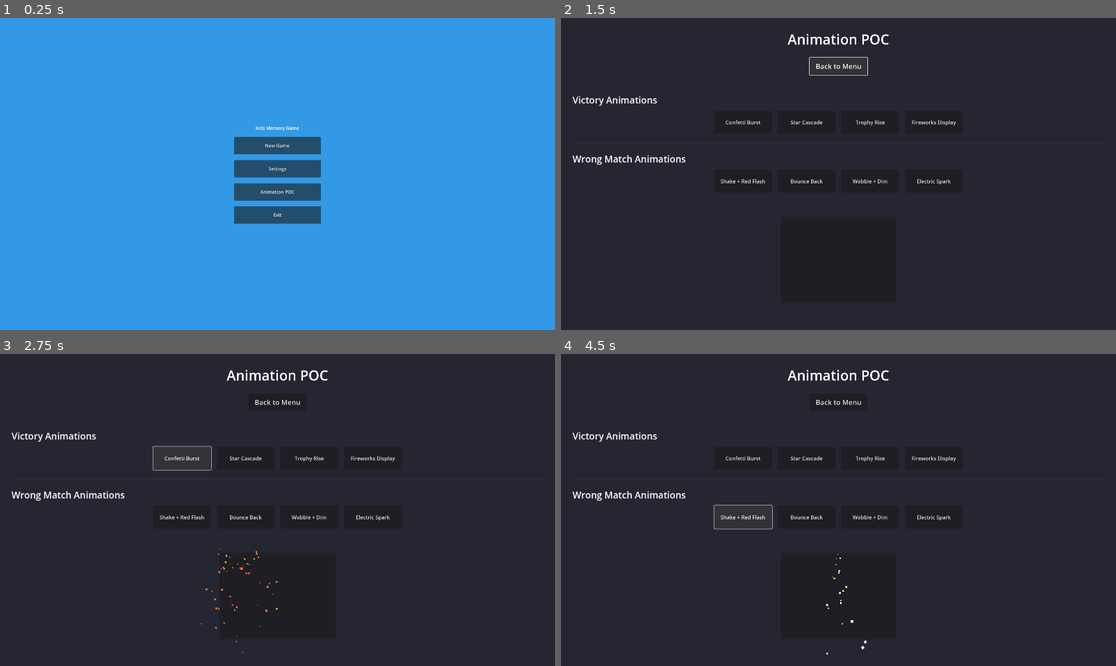
Above: before the commit, frames 1-4 (two rows, left to right).
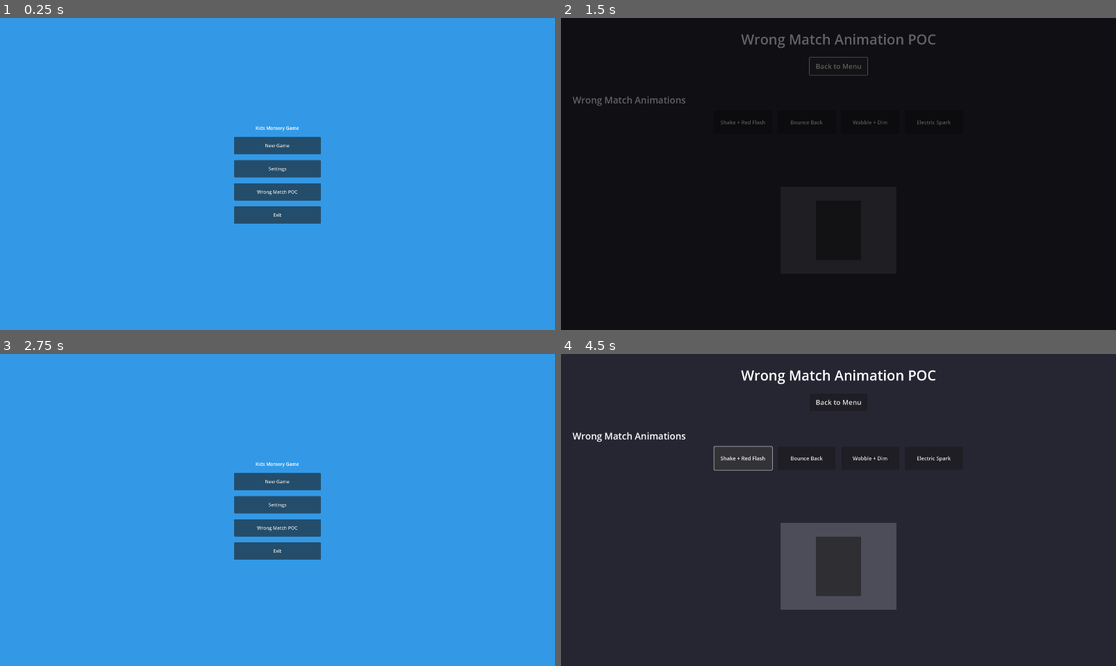
Above: after the commit, the same moments.

Repository: ccjx/kids-memory-game
Game: Godot game, scene res://scenes/MainMenu.tscn
Two runs of this game, one before a commit and one after it. Both use one fixed random seed, a clock stepped at 60 frames per second and the inputs below.
Inputs (mouse positions are in pixels of both pictures, inside the frame that each line leads up to):
- Up to frame 1 (0.25 s): no input
- Up to frame 2 (1.5 s): click (838, 192) at 0.5 s, where only the run before the commit has a clickable "Animation POC"; click "Back to Menu" at 1.25 s
- Up to frame 3 (2.75 s): click (183, 456) at 2 s, where only the run before the commit has a clickable "Confetti Burst"
- Up to frame 4 (4.5 s): click (805, 456) at 2.75 s, where only the run before the commit has a clickable "Star Cascade"; click (838, 528) at 3.5 s, where only the run after the commit has a clickable "Wrong Match POC"; click "Shake + Red Flash" at 4.25 s

The runs differ from the first frame. In frame 1, less than 0.1% of the frame differs, in the area x 46-54%, y 55-57%; in frame 2, 87%; in frame 3, 100%, in the area x 0-100%, y 0-100%; in frame 4, 6.0%.
Error before the commit: Invalid access to property or key 'Scene' on a base object of type 'Node (SceneManager.gd)'. (res://scripts/AnimationPOC.gd:16)

Commit message:
implemented R3, added R4 plan

Diff:
--- a/scenes/MainMenu.tscn
+++ b/scenes/MainMenu.tscn
@@ -51,10 +51,10 @@
 layout_mode = 2
 text = "Settings"
 
-[node name="AnimationPOCButton" type="Button" parent="VBoxContainer"]
+[node name="WrongMatchPOCButton" type="Button" parent="VBoxContainer"]
 custom_minimum_size = Vector2(0, 60)
 layout_mode = 2
-text = "Animation POC"
+text = "Wrong Match POC"
 
 [node name="ExitButton" type="Button" parent="VBoxContainer"]
 custom_minimum_size = Vector2(0, 60)
--- a/scenes/Tile.tscn
+++ b/scenes/Tile.tscn
@@ -71,16 +71,6 @@
 anchors_preset = 0
 script = ExtResource("1_tile_script")
 
-[node name="ErrorOutline" type="Panel" parent="."]
-visible = false
-layout_mode = 1
-anchors_preset = 15
-anchor_right = 1.0
-anchor_bottom = 1.0
-grow_horizontal = 2
-grow_vertical = 2
-theme_override_styles/panel = SubResource("StyleBoxFlat_error")
-
 [node name="TextureRect" type="TextureRect" parent="."]
 layout_mode = 1
 anchors_preset = 15
@@ -91,6 +81,21 @@
 expand_mode = 1
 stretch_mode = 5
 
+[node name="ErrorOutline" type="Panel" parent="."]
+visible = false
+layout_mode = 1
+anchors_preset = 15
+anchor_right = 1.0
+anchor_bottom = 1.0
+offset_left = -3.0
+offset_top = -3.0
+offset_right = 3.0
+offset_bottom = 3.0
+grow_horizontal = 2
+grow_vertical = 2
+mouse_filter = 2
+theme_override_styles/panel = SubResource("StyleBoxFlat_error")
+
 [node name="AnimationPlayer" type="AnimationPlayer" parent="."]
 libraries = {
 "": SubResource("AnimationLibrary_animations")
--- a/scenes/AnimationPOC.tscn
+++ b/scenes/WrongMatchPOC.tscn
@@ -1,15 +1,15 @@
-[gd_scene load_steps=2 format=3 uid="uid://dvxabm5pk2whe"]
+[gd_scene load_steps=2 format=3 uid="uid://b7xqm3pk2whe"]
 
-[ext_resource type="Script" path="res://scripts/AnimationPOC.gd" id="1_poc_script"]
+[ext_resource type="Script" path="res://scripts/WrongMatchPOC.gd" id="1_wrong_script"]
 
-[node name="AnimationPOC" type="Control"]
+[node name="WrongMatchPOC" type="Control"]
 layout_mode = 3
 anchors_preset = 15
 anchor_right = 1.0
 anchor_bottom = 1.0
 grow_horizontal = 2
 grow_vertical = 2
-script = ExtResource("1_poc_script")
+script = ExtResource("1_wrong_script")
 
 [node name="ColorRect" type="ColorRect" parent="."]
 layout_mode = 1
@@ -39,7 +39,7 @@
 [node name="Title" type="Label" parent="MarginContainer/VBoxContainer"]
 layout_mode = 2
 theme_override_font_sizes/font_size = 48
-text = "Animation POC"
+text = "Wrong Match Animation POC"
 horizontal_alignment = 1
 
 [node name="BackButton" type="Button" parent="MarginContainer/VBoxContainer"]
@@ -50,47 +50,6 @@
 text = "Back to Menu"
 
 [node name="HSeparator" type="HSeparator" parent="MarginContainer/VBoxContainer"]
-layout_mode = 2
-
-[node name="VictorySection" type="VBoxContainer" parent="MarginContainer/VBoxContainer"]
-layout_mode = 2
-theme_override_constants/separation = 15
-
-[node name="VictoryTitle" type="Label" parent="MarginContainer/VBoxContainer/VictorySection"]
-layout_mode = 2
-theme_override_font_sizes/font_size = 32
-text = "Victory Animations"
-
-[node name="VictoryButtons" type="HBoxContainer" parent="MarginContainer/VBoxContainer/VictorySection"]
-layout_mode = 2
-size_flags_horizontal = 4
-theme_override_constants/separation = 20
-
-[node name="ConfettiBurst" type="Button" parent="MarginContainer/VBoxContainer/VictorySection/VictoryButtons"]
-custom_minimum_size = Vector2(200, 80)
-layout_mode = 2
-theme_override_font_sizes/font_size = 18
-text = "Confetti Burst"
-
-[node name="StarCascade" type="Button" parent="MarginContainer/VBoxContainer/VictorySection/VictoryButtons"]
-custom_minimum_size = Vector2(200, 80)
-layout_mode = 2
-theme_override_font_sizes/font_size = 18
-text = "Star Cascade"
-
-[node name="TrophyRise" type="Button" parent="MarginContainer/VBoxContainer/VictorySection/VictoryButtons"]
-custom_minimum_size = Vector2(200, 80)
-layout_mode = 2
-theme_override_font_sizes/font_size = 18
-text = "Trophy Rise"
-
-[node name="FireworksDisplay" type="Button" parent="MarginContainer/VBoxContainer/VictorySection/VictoryButtons"]
-custom_minimum_size = Vector2(200, 80)
-layout_mode = 2
-theme_override_font_sizes/font_size = 18
-text = "Fireworks Display"
-
-[node name="HSeparator2" type="HSeparator" parent="MarginContainer/VBoxContainer"]
 layout_mode = 2
 
 [node name="WrongMatchSection" type="VBoxContainer" parent="MarginContainer/VBoxContainer"]
@@ -140,6 +99,15 @@
 custom_minimum_size = Vector2(400, 300)
 layout_mode = 2
 
+[node name="Background" type="ColorRect" parent="MarginContainer/VBoxContainer/DemoArea/DemoPanel"]
+layout_mode = 1
+anchors_preset = 15
+anchor_right = 1.0
+anchor_bottom = 1.0
+grow_horizontal = 2
+grow_vertical = 2
+color = Color(0.3, 0.3, 0.35, 1)
+
 [node name="DemoCard" type="TextureRect" parent="MarginContainer/VBoxContainer/DemoArea/DemoPanel"]
 layout_mode = 1
 anchors_preset = 8
@@ -157,11 +125,22 @@
 expand_mode = 1
 stretch_mode = 5
 
+[node name="CardBorder" type="Panel" parent="MarginContainer/VBoxContainer/DemoArea/DemoPanel"]
+layout_mode = 1
+anchors_preset = 8
+anchor_left = 0.5
+anchor_top = 0.5
+anchor_right = 0.5
+anchor_bottom = 0.5
+offset_left = -78.0
+offset_top = -103.0
+offset_right = 78.0
+offset_bottom = 103.0
+grow_horizontal = 2
+grow_vertical = 2
+mouse_filter = 2
+
 [connection signal="pressed" from="MarginContainer/VBoxContainer/BackButton" to="." method="_on_back_button_pressed"]
-[connection signal="pressed" from="MarginContainer/VBoxContainer/VictorySection/VictoryButtons/ConfettiBurst" to="." method="_on_confetti_burst_pressed"]
-[connection signal="pressed" from="MarginContainer/VBoxContainer/VictorySection/VictoryButtons/StarCascade" to="." method="_on_star_cascade_pressed"]
-[connection signal="pressed" from="MarginContainer/VBoxContainer/VictorySection/VictoryButtons/TrophyRise" to="." method="_on_trophy_rise_pressed"]
-[connection signal="pressed" from="MarginContainer/VBoxContainer/VictorySection/VictoryButtons/FireworksDisplay" to="." method="_on_fireworks_display_pressed"]
 [connection signal="pressed" from="MarginContainer/VBoxContainer/WrongMatchSection/WrongMatchButtons/ShakeRedFlash" to="." method="_on_shake_red_flash_pressed"]
 [connection signal="pressed" from="MarginContainer/VBoxContainer/WrongMatchSection/WrongMatchButtons/BounceBack" to="." method="_on_bounce_back_pressed"]
 [connection signal="pressed" from="MarginContainer/VBoxContainer/WrongMatchSection/WrongMatchButtons/WobbleDim" to="." method="_on_wobble_dim_pressed"]
--- a/scripts/AnimationPOC.gd
+++ /dev/null
@@ -1,209 +0,0 @@
-extends Control
-
-@onready var demo_card: TextureRect = $MarginContainer/VBoxContainer/DemoArea/DemoPanel/DemoCard
-@onready var demo_panel: Panel = $MarginContainer/VBoxContainer/DemoArea/DemoPanel
-
-# Preload demo card texture
-var card_texture: Texture2D
-
-func _ready() -> void:
-	# Load a demo image
-	if ResourceLoader.exists("res://assets/images/animals/1.jpg"):
-		card_texture = load("res://assets/images/animals/1.jpg")
-		demo_card.texture = card_texture
-
-func _on_back_button_pressed() -> void:
-	SceneManager.change_scene(SceneManager.Scene.MAIN_MENU)
-
-# Victory animations
-func _on_confetti_burst_pressed() -> void:
-	reset_demo_card()
-	await get_tree().create_timer(0.1).timeout
-	play_confetti_burst()
-
-func _on_star_cascade_pressed() -> void:
-	reset_demo_card()
-	await get_tree().create_timer(0.1).timeout
-	play_star_cascade()
-
-func _on_trophy_rise_pressed() -> void:
-	reset_demo_card()
-	await get_tree().create_timer(0.1).timeout
-	play_trophy_rise()
-
-func _on_fireworks_display_pressed() -> void:
-	reset_demo_card()
-	await get_tree().create_timer(0.1).timeout
-	play_fireworks_display()
-
-# Wrong match animations
-func _on_shake_red_flash_pressed() -> void:
-	reset_demo_card()
-	await get_tree().create_timer(0.1).timeout
-	play_shake_red_flash()
-
-func _on_bounce_back_pressed() -> void:
-	reset_demo_card()
-	await get_tree().create_timer(0.1).timeout
-	play_bounce_back()
-
-func _on_wobble_dim_pressed() -> void:
-	reset_demo_card()
-	await get_tree().create_timer(0.1).timeout
-	play_wobble_dim()
-
-func _on_electric_spark_pressed() -> void:
-	reset_demo_card()
-	await get_tree().create_timer(0.1).timeout
-	play_electric_spark()
-
-func reset_demo_card() -> void:
-	demo_card.position = Vector2.ZERO
-	demo_card.rotation = 0
-	demo_card.scale = Vector2.ONE
-	demo_card.modulate = Color.WHITE
-	demo_card.pivot_offset = demo_card.size / 2
-
-# Victory Animations Implementation
-
-func play_confetti_burst() -> void:
-	# Create confetti particles
-	var confetti_scene = preload("res://scenes/effects/ConfettiBurst.tscn")
-	var confetti = confetti_scene.instantiate()
-	demo_panel.add_child(confetti)
-	confetti.position = demo_card.position + demo_card.size / 2
-	confetti.emitting = true
-
-	# Card bounce animation
-	var tween = create_tween().set_parallel(true)
-	tween.tween_property(demo_card, "scale", Vector2(1.2, 1.2), 0.2)
-	tween.tween_property(demo_card, "rotation", deg_to_rad(10), 0.1)
-	await tween.finished
-
-	var tween2 = create_tween().set_parallel(true)
-	tween2.tween_property(demo_card, "scale", Vector2.ONE, 0.3).set_ease(Tween.EASE_OUT).set_trans(Tween.TRANS_BOUNCE)
-	tween2.tween_property(demo_card, "rotation", 0, 0.3)
-	await tween2.finished
-
-	await get_tree().create_timer(2.0).timeout
-	confetti.queue_free()
-
-func play_star_cascade() -> void:
-	# Create star particles
-	var stars_scene = preload("res://scenes/effects/StarCascade.tscn")
-	var stars = stars_scene.instantiate()
-	demo_panel.add_child(stars)
-	stars.position = Vector2(demo_panel.size.x / 2, 0)
-	stars.emitting = true
-
-	# Card glow and scale
-	var tween = create_tween()
-	tween.tween_property(demo_card, "modulate", Color(1.5, 1.5, 1.0), 0.3)
-	tween.tween_property(demo_card, "scale", Vector2(1.15, 1.15), 0.3)
-	tween.tween_property(demo_card, "modulate", Color.WHITE, 0.3)
-	tween.tween_property(demo_card, "scale", Vector2.ONE, 0.3)
-
-	await get_tree().create_timer(2.5).timeout
-	stars.queue_free()
-
-func play_trophy_rise() -> void:
-	# Create trophy sprite
-	var trophy_scene = preload("res://scenes/effects/TrophyRise.tscn")
-	var trophy = trophy_scene.instantiate()
-	demo_panel.add_child(trophy)
-	trophy.position = Vector2(demo_panel.size.x / 2, demo_panel.size.y + 100)
-
-	# Animate trophy rising
-	var tween = create_tween().set_parallel(true)
-	tween.tween_property(trophy, "position:y", demo_panel.size.y / 2, 1.5).set_ease(Tween.EASE_OUT).set_trans(Tween.TRANS_BACK)
-	tween.tween_property(trophy, "rotation", deg_to_rad(360), 1.5)
-	tween.tween_property(trophy, "modulate:a", 0.0, 0.5).set_delay(2.0)
-
-	# Card celebration
-	var card_tween = create_tween().set_loops(3)
-	card_tween.tween_property(demo_card, "scale", Vector2(1.1, 1.1), 0.2)
-	card_tween.tween_property(demo_card, "scale", Vector2.ONE, 0.2)
-
-	await tween.finished
-	trophy.queue_free()
-
-func play_fireworks_display() -> void:
-	# Create multiple firework bursts
-	for i in range(5):
-		var firework_scene = preload("res://scenes/effects/Firework.tscn")
-		var firework = firework_scene.instantiate()
-		demo_panel.add_child(firework)
-
-		var random_x = randf_range(50, demo_panel.size.x - 50)
-		var random_y = randf_range(50, demo_panel.size.y - 50)
-		firework.position = Vector2(random_x, random_y)
-		firework.emitting = true
-
-		await get_tree().create_timer(0.3).timeout
-
-	# Card pulse
-	var tween = create_tween().set_loops(4)
-	tween.tween_property(demo_card, "modulate", Color(1.3, 1.3, 1.3), 0.2)
-	tween.tween_property(demo_card, "modulate", Color.WHITE, 0.2)
-
-# Wrong Match Animations Implementation
-
-func play_shake_red_flash() -> void:
-	var original_pos = demo_card.position
-
-	# Red flash
-	var flash_tween = create_tween()
-	flash_tween.tween_property(demo_card, "modulate", Color(1.5, 0.3, 0.3), 0.1)
-	flash_tween.tween_property(demo_card, "modulate", Color.WHITE, 0.1)
-	flash_tween.set_loops(2)
-
-	# Shake
-	for i in range(8):
-		var offset = Vector2(randf_range(-10, 10), randf_range(-10, 10))
-		var shake_tween = create_tween()
-		shake_tween.tween_property(demo_card, "position", original_pos + offset, 0.05)
-		await shake_tween.finished
-
-	demo_card.position = original_pos
-
-func play_bounce_back() -> void:
-	var original_pos = demo_card.position
-
-	# Move forward then bounce back
-	var tween = create_tween()
-	tween.tween_property(demo_card, "position:y", original_pos.y - 30, 0.15)
-	tween.tween_property(demo_card, "position:y", original_pos.y + 20, 0.2).set_ease(Tween.EASE_OUT).set_trans(Tween.TRANS_BOUNCE)
-	tween.tween_property(demo_card, "position:y", original_pos.y, 0.15)
-
-func play_wobble_dim() -> void:
-	# Wobble rotation
-	var wobble_tween = create_tween()
-	wobble_tween.tween_property(demo_card, "rotation", deg_to_rad(15), 0.1)
-	wobble_tween.tween_property(demo_card, "rotation", deg_to_rad(-15), 0.1)
-	wobble_tween.tween_property(demo_card, "rotation", deg_to_rad(10), 0.1)
-	wobble_tween.tween_property(demo_card, "rotation", deg_to_rad(-10), 0.1)
-	wobble_tween.tween_property(demo_card, "rotation", 0, 0.1)
-
-	# Dim
-	var dim_tween = create_tween()
-	dim_tween.tween_property(demo_card, "modulate", Color(0.5, 0.5, 0.5), 0.3)
-	dim_tween.tween_property(demo_card, "modulate", Color.WHITE, 0.3)
-
-func play_electric_spark() -> void:
-	# Create electric spark particles
-	var spark_scene = preload("res://scenes/effects/ElectricSpark.tscn")
-	var spark = spark_scene.instantiate()
-	demo_panel.add_child(spark)
-	spark.position = demo_card.position + demo_card.size / 2
-	spark.emitting = true
-
-	# Card jitter
-	var original_pos = demo_card.position
-	for i in range(12):
-		var offset = Vector2(randf_range(-5, 5), randf_range(-5, 5))
-		demo_card.position = original_pos + offset
-		await get_tree().create_timer(0.03).timeout
-	demo_card.position = original_pos
-
-	await get_tree().create_timer(1.0).timeout
-	spark.queue_free()
--- a/scripts/GameBoard.gd
+++ b/scripts/GameBoard.gd
@@ -143,12 +143,12 @@
 		if pairs_found == total_pairs:
 			show_victory_screen()
 	else:
-		# No match - show error feedback, then flip back after 5 seconds
+		# No match - show error feedback, then flip back after 2 seconds
 		first_tile.play_error_animation()
 		second_tile.play_error_animation()
 		await get_tree().create_timer(0.5).timeout  # Wait for blink animation
 
-		await get_tree().create_timer(4.5).timeout  # Remaining time to 5s total
+		await get_tree().create_timer(1.5).timeout  # Remaining time to 2s total
 		first_tile.flip_back()
 		second_tile.flip_back()
 
@@ -160,6 +160,35 @@
 func show_victory_screen() -> void:
 	victory_panel.show()
 
+	# Play victory animations
+	play_victory_animations()
+
+func play_victory_animations() -> void:
+	# Trophy rise from bottom
+	await get_tree().create_timer(0.3).timeout
+	var trophy_scene = preload("res://scenes/effects/TrophyRise.tscn")
+	var trophy = trophy_scene.instantiate()
+	victory_panel.add_child(trophy)
+	trophy.position = Vector2(victory_panel.size.x / 2, victory_panel.size.y + 100)
+
+	var trophy_tween = create_tween().set_parallel(true)
+	trophy_tween.tween_property(trophy, "position:y", victory_panel.size.y / 2 - 150, 1.2).set_ease(Tween.EASE_OUT).set_trans(Tween.TRANS_BACK)
+	trophy_tween.tween_property(trophy, "rotation", deg_to_rad(360), 1.2)
+
+	# Fireworks display
+	await get_tree().create_timer(0.5).timeout
+	for i in range(5):
+		var firework_scene = preload("res://scenes/effects/Firework.tscn")
+		var firework = firework_scene.instantiate()
+		victory_panel.add_child(firework)
+
+		var random_x = randf_range(100, victory_panel.size.x - 100)
+		var random_y = randf_range(100, victory_panel.size.y - 200)
+		firework.position = Vector2(random_x, random_y)
+		firework.emitting = true
+
+		await get_tree().create_timer(0.4).timeout
+
 func _on_back_pressed() -> void:
 	SceneManager.goto_main_menu()
 
--- a/scripts/MainMenu.gd
+++ b/scripts/MainMenu.gd
@@ -2,13 +2,13 @@
 
 @onready var new_game_button: Button = $VBoxContainer/NewGameButton
 @onready var settings_button: Button = $VBoxContainer/SettingsButton
-@onready var animation_poc_button: Button = $VBoxContainer/AnimationPOCButton
+@onready var wrong_match_poc_button: Button = $VBoxContainer/WrongMatchPOCButton
 @onready var exit_button: Button = $VBoxContainer/ExitButton
 
 func _ready() -> void:
 	new_game_button.pressed.connect(_on_new_game_pressed)
 	settings_button.pressed.connect(_on_settings_pressed)
-	animation_poc_button.pressed.connect(_on_animation_poc_pressed)
+	wrong_match_poc_button.pressed.connect(_on_wrong_match_poc_pressed)
 	exit_button.pressed.connect(_on_exit_pressed)
 
 func _on_new_game_pressed() -> void:
@@ -17,8 +17,8 @@
 func _on_settings_pressed() -> void:
 	SceneManager.goto_settings()
 
-func _on_animation_poc_pressed() -> void:
-	SceneManager.goto_animation_poc()
+func _on_wrong_match_poc_pressed() -> void:
+	SceneManager.goto_wrong_match_poc()
 
 func _on_exit_pressed() -> void:
 	get_tree().quit()
--- a/scripts/SceneManager.gd
+++ b/scripts/SceneManager.gd
@@ -4,7 +4,7 @@
 const MAIN_MENU = "res://scenes/MainMenu.tscn"
 const GAME_SCENE = "res://scenes/GameScene.tscn"
 const SETTINGS_SCENE = "res://scenes/SettingsScene.tscn"
-const ANIMATION_POC = "res://scenes/AnimationPOC.tscn"
+const WRONG_MATCH_POC = "res://scenes/WrongMatchPOC.tscn"
 
 var _is_transitioning = false
 
@@ -53,5 +53,5 @@
 func goto_settings() -> void:
 	change_scene(SETTINGS_SCENE)
 
-func goto_animation_poc() -> void:
-	change_scene(ANIMATION_POC)
+func goto_wrong_match_poc() -> void:
+	change_scene(WRONG_MATCH_POC)
--- /dev/null
+++ b/scripts/WrongMatchPOC.gd
@@ -0,0 +1,117 @@
+extends Control
+
+@onready var demo_card: TextureRect = $MarginContainer/VBoxContainer/DemoArea/DemoPanel/DemoCard
+@onready var demo_panel: Panel = $MarginContainer/VBoxContainer/DemoArea/DemoPanel
+
+var card_texture: Texture2D
+
+func _ready() -> void:
+	# Load demo image
+	if ResourceLoader.exists("res://assets/images/animals/1.jpg"):
+		card_texture = load("res://assets/images/animals/1.jpg")
+		demo_card.texture = card_texture
+
+	# Ensure pivot is centered
+	demo_card.pivot_offset = demo_card.size / 2
+
+func _on_back_button_pressed() -> void:
+	SceneManager.goto_main_menu()
+
+# Animation button handlers
+func _on_shake_red_flash_pressed() -> void:
+	reset_card()
+	shake_red_flash()
+
+func _on_bounce_back_pressed() -> void:
+	reset_card()
+	bounce_back()
+
+func _on_wobble_dim_pressed() -> void:
+	reset_card()
+	wobble_dim()
+
+func _on_electric_spark_pressed() -> void:
+	reset_card()
+	electric_spark()
+
+# Reset card to default state
+func reset_card() -> void:
+	demo_card.rotation = 0.0
+	demo_card.scale = Vector2.ONE
+	demo_card.modulate = Color.WHITE
+	demo_card.pivot_offset = demo_card.size / 2
+
+# Animation 1: Shake with Red Flash
+func shake_red_flash() -> void:
+	# Flash red twice
+	for i in range(2):
+		demo_card.modulate = Color(1.8, 0.2, 0.2)
+		await get_tree().create_timer(0.1).timeout
+		demo_card.modulate = Color.WHITE
+		await get_tree().create_timer(0.15).timeout
+
+	# Shake 8 times
+	for i in range(8):
+		demo_card.rotation = deg_to_rad(randf_range(-5, 5))
+		await get_tree().create_timer(0.04).timeout
+
+	demo_card.rotation = 0.0
+
+# Animation 2: Bounce Back
+func bounce_back() -> void:
+	# Scale down (move back)
+	var tween1 = create_tween()
+	tween1.tween_property(demo_card, "scale", Vector2(0.85, 0.85), 0.15)
+	await tween1.finished
+
+	# Bounce forward
+	var tween2 = create_tween()
+	tween2.tween_property(demo_card, "scale", Vector2(1.15, 1.15), 0.2).set_trans(Tween.TRANS_BOUNCE).set_ease(Tween.EASE_OUT)
+	await tween2.finished
+
+	# Return to normal
+	var tween3 = create_tween()
+	tween3.tween_property(demo_card, "scale", Vector2.ONE, 0.15)
+	await tween3.finished
+
+# Animation 3: Wobble and Dim
+func wobble_dim() -> void:
+	# Start dimming
+	var dim_tween = create_tween()
+	dim_tween.tween_property(demo_card, "modulate", Color(0.4, 0.4, 0.4), 0.5)
+
+	# Wobble back and forth
+	var angles = [20, -20, 15, -15, 10, -10, 5, -5, 0]
+	for angle in angles:
+		demo_card.rotation = deg_to_rad(angle)
+		await get_tree().create_timer(0.06).timeout
+
+	# Restore brightness
+	var restore_tween = create_tween()
+	restore_tween.tween_property(demo_card, "modulate", Color.WHITE, 0.3)
+	await restore_tween.finished
+
+# Animation 4: Electric Spark
+func electric_spark() -> void:
+	# Create spark particles
+	var spark_scene = preload("res://scenes/effects/ElectricSpark.tscn")
+	var spark = spark_scene.instantiate()
+	demo_panel.add_child(spark)
+
+	# Position at card center
+	spark.position = demo_card.position + demo_card.size / 2
+	spark.emitting = true
+
+	# Jitter the card
+	for i in range(15):
+		demo_card.rotation = deg_to_rad(randf_range(-3, 3))
+		demo_card.scale = Vector2.ONE * randf_range(0.98, 1.02)
+		await get_tree().create_timer(0.03).timeout
+
+	# Reset
+	demo_card.rotation = 0.0
+	demo_card.scale = Vector2.ONE
+
+	# Clean up particles
+	await get_tree().create_timer(0.5).timeout
+	spark.queue_free()
Not shown, added: plans/P-R004.md
Not shown, changed: plans/plans-index.md
Not shown, added: requirements/R004.md
Not shown, changed: requirements/index.md
